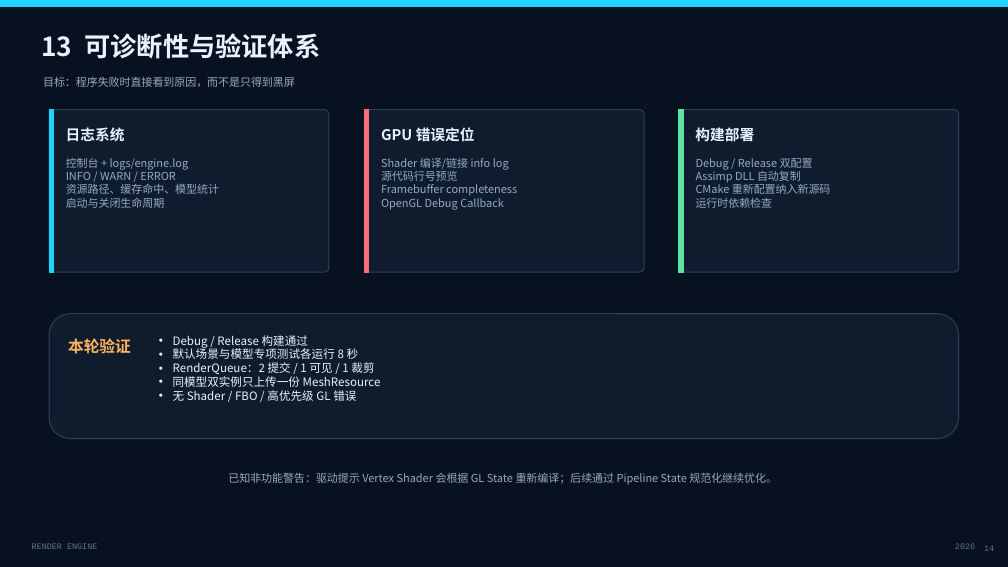
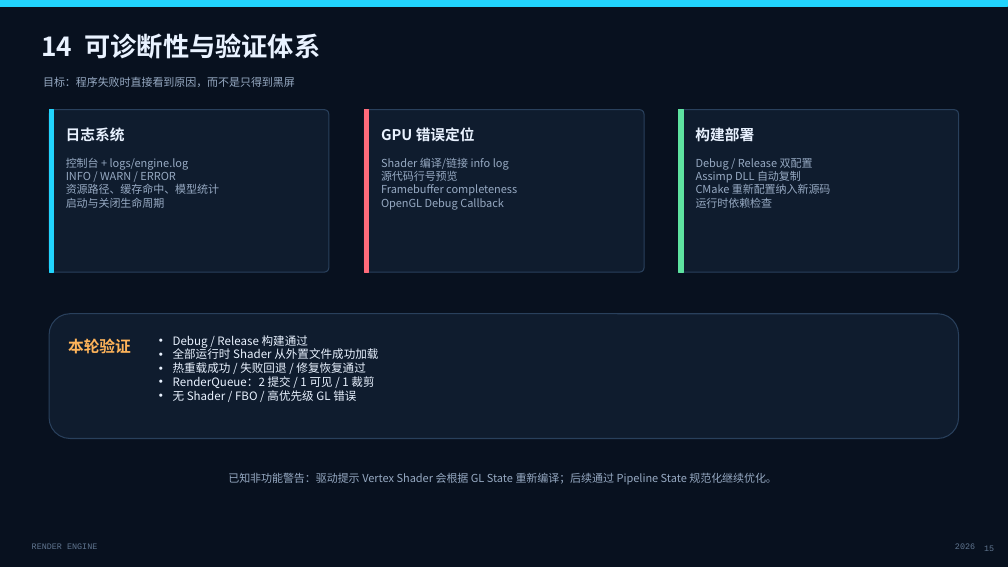
Before and after one commit to liurirui/rendering-engine, a slide deck: slide 15 of docs/RenderEngine_Project_Overview.pptx (slide 14 before the commit). Drawn at 1008x567 pixels with LibreOffice and Linux fonts; fonts in the diff are those of the drawing. Boxes give left, top, right and bottom in pixels: in the first picture for what was removed or moved away, otherwise in the second. Text is boxed around its words. In the diff, an @@ line names an element or a change of style, - is before the commit and + after.

Commit message:
外置 Shader 并引入 Technique、Variant 与安全热重载

```diff
--- a/docs/RenderEngine_Project_Overview.pptx
+++ b/docs/RenderEngine_Project_Overview.pptx
@@ text at [42,33,320,59]: text changed @@
-13 可诊断性与验证体系
+14 可诊断性与验证体系
@@ text at [173,346,378,373]: text changed @@
-• 默认场景与模型专项测试各运行 8 秒
+• 全部运行时 Shader 从外置文件成功加载
+• 热重载成功 / 失败回退 / 修复恢复通过
@@ text at [173,376,381,387]: paragraph removed @@
-• 同模型双实例只上传一份 MeshResource
@@ page number at [984,546,994,551]: text changed @@
-14
+15
```
Also in this commit, not shown: 3 other slides changed, 1 slide added, 18 other files.
